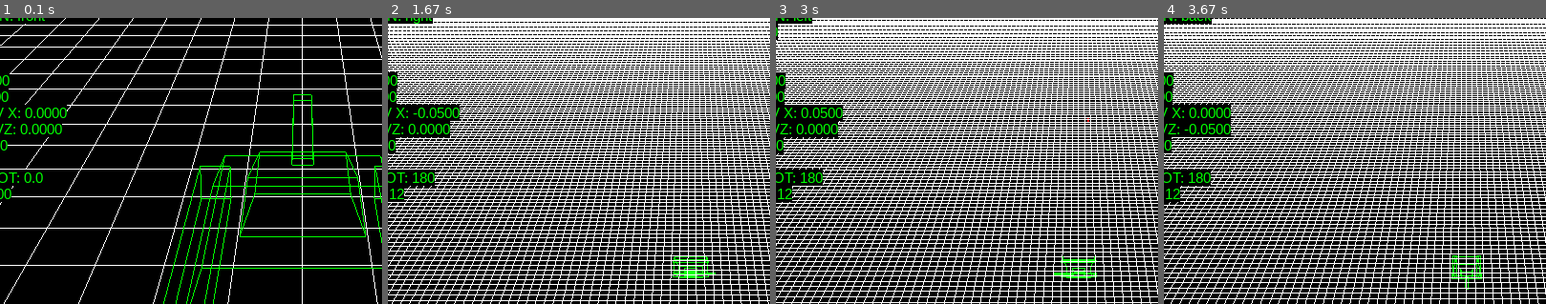
Above: before the commit, frames 1-4 (left to right).
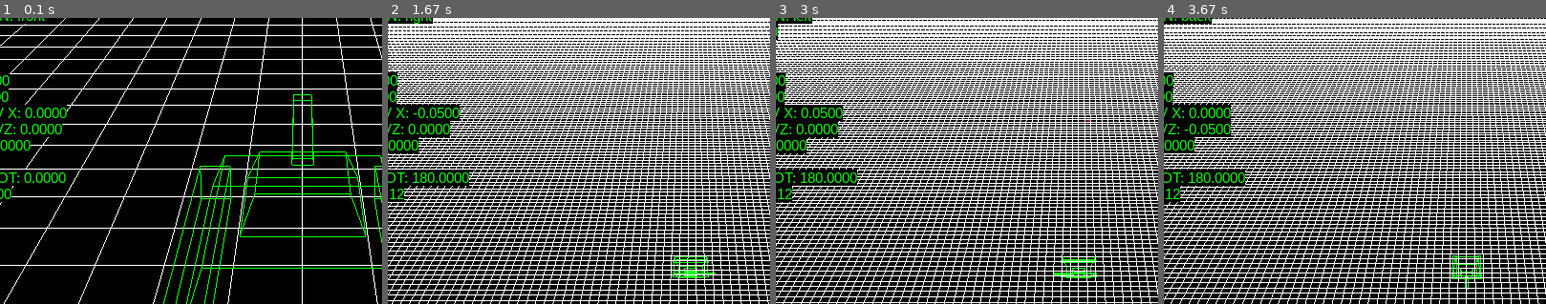
Above: after the commit, the same moments.

Repository: antonioam82/tank_controller
Game: pygame game, started from tank_demo_v.py
The game is run twice, just before and just after one commit, with the same random seed, the same clock (stepped at 60 frames per second) and the same inputs.
Inputs:
- Up to frame 1 (0.1 s): no input
- Up to frame 2 (1.67 s): hold X 0.33-0.8 s; hold Right 0.33-0.8 s; tap X at 0.83, 1.17 s; hold Right from 1.5 s (still down); tap V at 1.65 s
- Up to frame 3 (3 s): release Right at 1.97 s; hold Up 2-2.3 s; tap Y at 2.15 s; hold Right 2.33-2.8 s; tap B at 2.48 s; hold Left from 2.83 s (still down); tap V at 2.98 s
- Up to frame 4 (3.67 s): release Left at 3.37 s; hold Down from 3.4 s (still down); tap Y at 3.55 s
The pictures show only the part of the screen within x 10-60%, y 7-57%; the shares and areas given below are measured in that part.

The runs differ from the first frame. In frame 1, 0.3% of the frame differs, in the area x 2-18%, y 42-58%; in frame 2, 0.5%; in frame 3, 0.5%; in frame 4, 0.5%, in the area x 2-22%, y 41-59%.

Commit message:
Establecidas animaciones 2 y 3

Diff:
--- a/tank_demo_v.py
+++ b/tank_demo_v.py
@@ -170,6 +170,10 @@
     act_anim = False
     dest_scale = 0.81
     dest_rot_x = 1.0 #-88.5
+    act_anim2 = False
+    dest_rot_y = -152.0
+    #dest_rot_x = -28.0
+    act_anim3 = False
 
 
     model_angle = 180
@@ -178,7 +182,7 @@
     ROT_X_SPEED = 0.5 #<<<<<<<<<<<<<<<<<<<<<<<<<<<<<<<<<
     rot_y = 0.0
     stop_camera = False
-    scale = 1.0
+    scale = 1.00
     direction = 'front'
 
     bullets = []
@@ -194,7 +198,7 @@
                 if e.key == K_ESCAPE:
                     running = False
 
-                elif e.key == K_v and (e.mod & KMOD_ALT):
+                elif e.key == K_1 and (e.mod & KMOD_ALT):
                     glLoadIdentity()
                     gluPerspective(45, (display[0] / display[1]), 0.1, 90.0)
                     glTranslatef(0.0, 0.0, -10.0)
@@ -202,7 +206,15 @@
                     scale = 0.39
                     dest_scale = 0.81
                     act_anim = True
+                    dest_rot_x = 1.0
                     #glRotatef(90.0, 1.0, 0.0, 0.0)
+
+                elif e.key == K_2 and (e.mod & KMOD_ALT):
+                    act_anim2 = True
+
+                elif e.key == K_3 and (e.mod & KMOD_ALT):
+                    act_anim3 = True
+                    dest_rot_x = 6.3
 
                 #elif  e.key == K_p and (e.mod & KMOD_ALT):
                     #ortographic = not ortographic
@@ -327,14 +339,6 @@
             scale -= 0.02
 
         # ===== ACTUALIZACIÓN =====
-        '''if grid_mov_x >= 0.0:
-            grid_mov_x -= stop_rate
-        else:
-            grid_mov_x = 0.0
-        if grid_mov_z >= 0.0:
-            grid_mov_z -= stop_rate
-        else:
-            grid_mov_z = 0.0'''
 
         if act_anim:
             if scale < dest_scale:
@@ -343,6 +347,18 @@
                 rot_x -= 1.0
             else:
                 act_anim = False
+
+        if act_anim2:
+            if rot_y > dest_rot_y:
+                rot_y -= 1.0
+            else:
+                act_anim2 = False
+
+        if act_anim3:
+            if rot_x < dest_rot_x:
+                rot_x += 0.1
+            else:
+                act_anim3 = False
 
         #FRENADA PROGRESIVA####################################
 
@@ -437,9 +453,9 @@
             draw_text(font, 10, 468, f'SRZ: {stop_rate_z:.4f}')
             draw_text(font, 10, 451, f'GRID MOV X: {grid_mov_x:.4f}')
             draw_text(font, 10, 434, f'GRID MOVZ: {grid_mov_z:.4f}')
-            draw_text(font, 10, 417, f'ROT X: {rot_x}')
+            draw_text(font, 10, 417, f'ROT X: {rot_x:.4f}')
             draw_text(font, 10, 400, f'ROT Y: {rot_y}')
-            draw_text(font, 10, 383, f'TOWER ROT: {y_tower}')
+            draw_text(font, 10, 383, f'TOWER ROT: {y_tower:.4f}')
             draw_text(font, 10, 366, f'SCALE: {scale:.2f}')
 
         pygame.display.flip()
